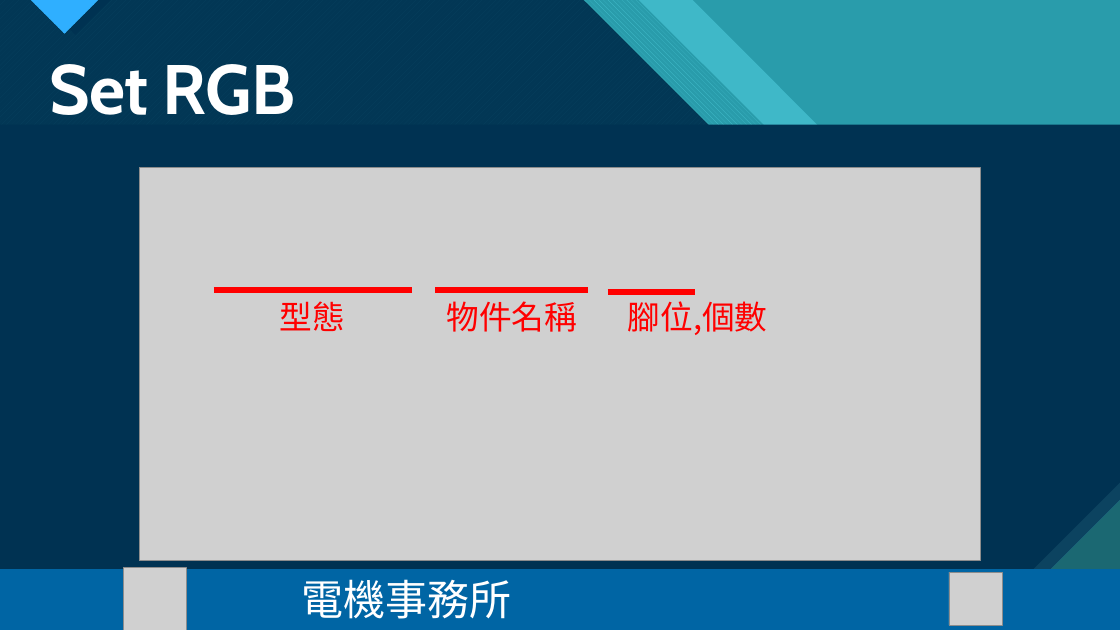
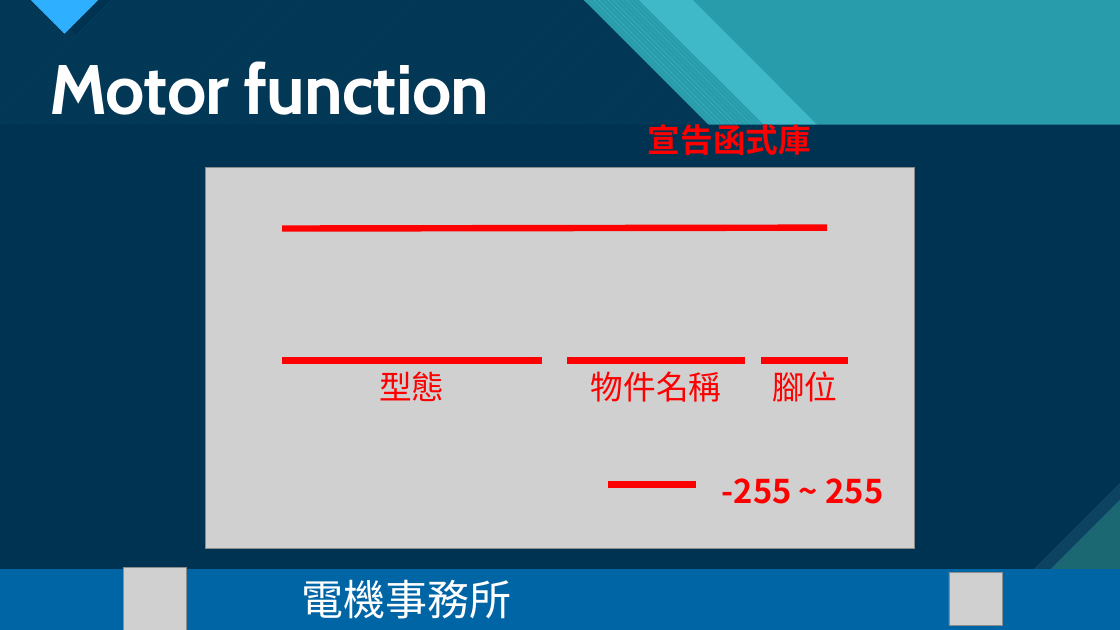
Before and after one commit to Harrysome/2022-NTNU-EEcamp, a slide deck: slide 34 of PPT/機器人動起來 day3.pptx (slide 6 before the commit). Drawn at 1120x630 pixels with LibreOffice and Linux fonts; fonts in the diff are those of the drawing; grey boxes stand for pictures. Boxes give left, top, right and bottom in pixels: in the first picture for what was removed or moved away, otherwise in the second. Text is boxed around its words. In the diff, an @@ line names an element or a change of style, - is before the commit and + after.

```diff
--- a/PPT/機器人動起來 day3.pptx
+++ b/PPT/機器人動起來 day3.pptx
@@ title at <box>49,61,490,115</box>: text changed @@
-Set RGB
+Motor function
@@ text added at <box>648,118,811,160</box>, 28 pt, text #FF0000, bold @@
+宣告函式庫
@@ picture: place and size @@
-picture at <box>139,168,981,561</box>
+picture at <box>206,168,915,549</box>
@@ line added from (282, 229) to (828, 228), #FF0000 5.5 pt @@
@@ line moved from (435, 290) - (588, 290) to (282, 360) - (543, 360) @@
@@ text "型態": place and size @@
-text "型態" at <box>280,301,345,331</box>
+text "型態" at <box>379,371,444,401</box>
@@ line moved from (214, 290) - (412, 290) to (567, 360) - (746, 360) @@
@@ text "物件名稱": place and size @@
-text "物件名稱" at <box>446,301,577,332</box>
+text "物件名稱" at <box>591,371,722,402</box>
@@ line moved from (608, 292) - (696, 292) to (761, 360) - (849, 360) @@
@@ text at <box>772,371,837,402</box>: text changed @@
-腳位,個數
+腳位
@@ text added at <box>722,478,884,504</box>, 28 pt, text #FF0000, bold @@
+-255 ~ 255
@@ line added from (608, 485) to (696, 485), #FF0000 5.5 pt @@
```
Also in this commit, not shown: 21 other slides changed, 29 slides added, 11 slides removed, 3 other files.
